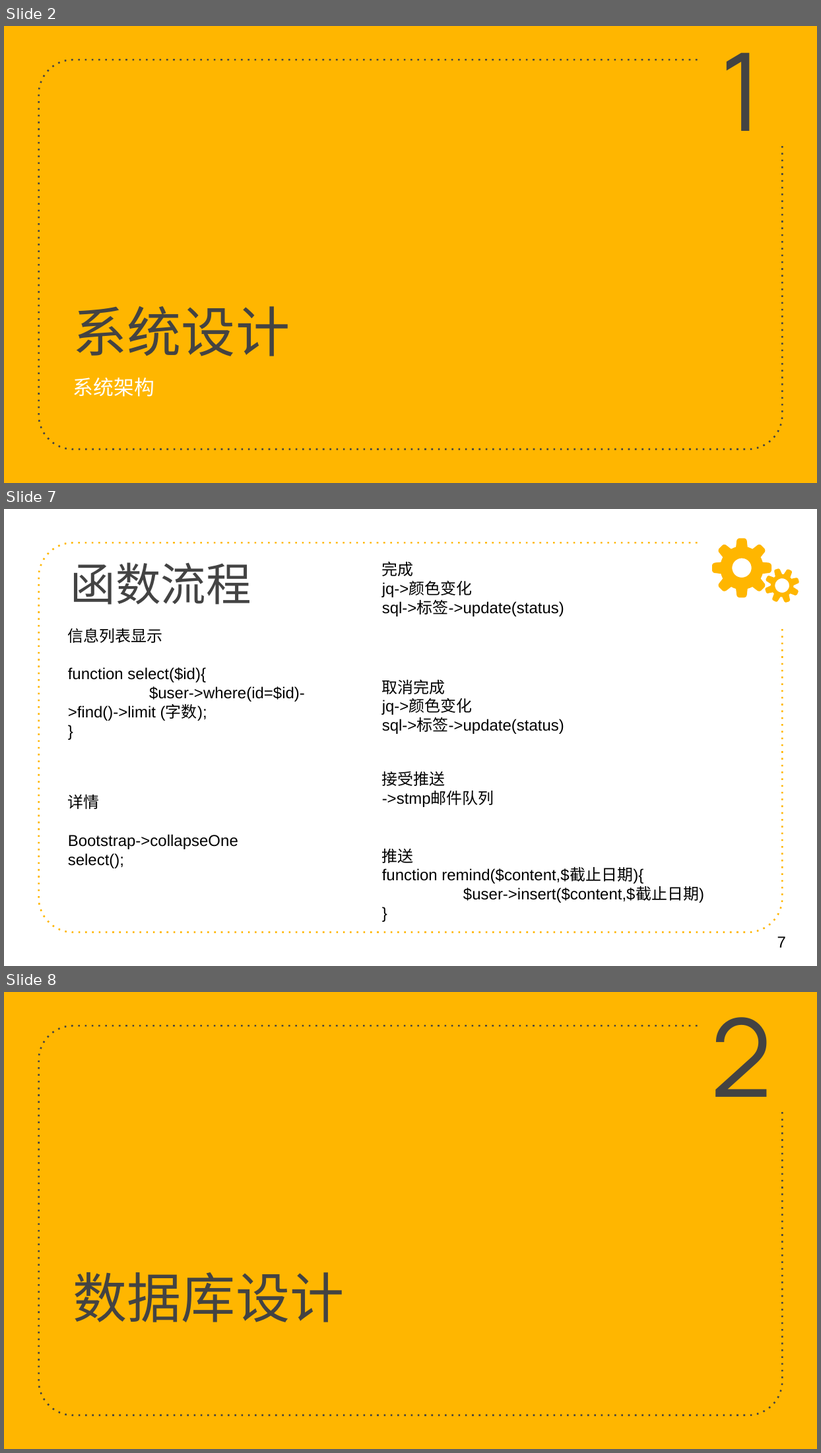
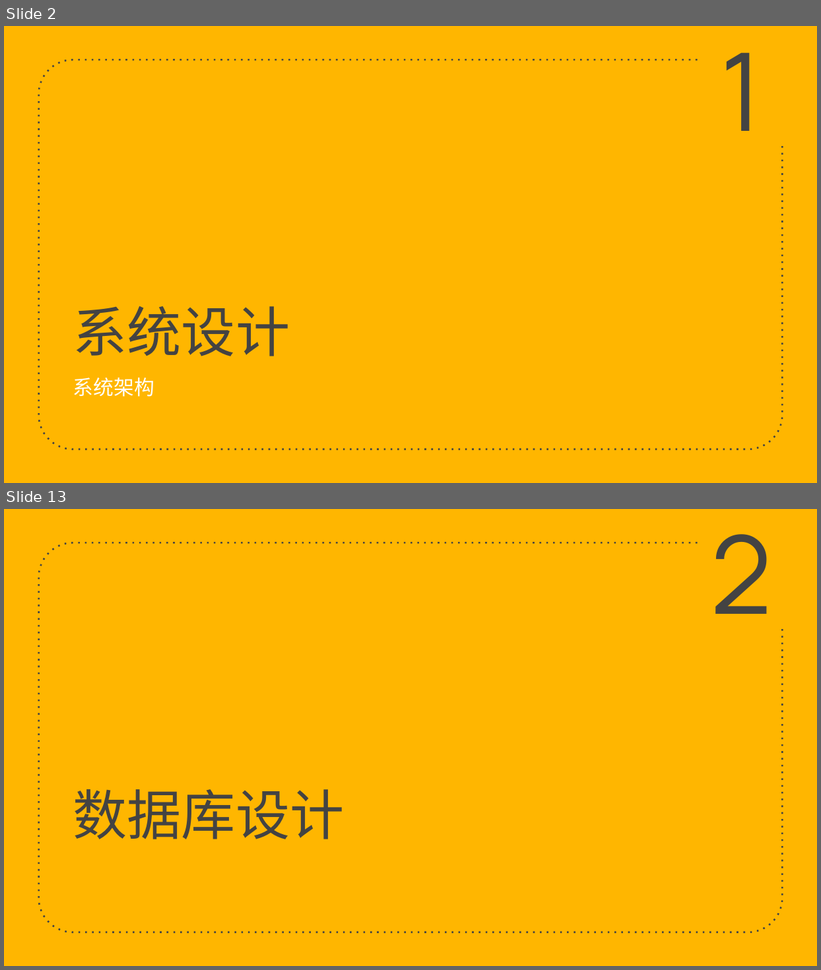
Before and after one commit to zeweidan/chicken_group_project, a slide deck: 技术实现.pptx. Shown one above the other, each under a label of ours: slides 2, 7 and 8 before the commit, slides 2 and 13 after it; the slides between them are not shown. The pictures are 821x1453 and 821x970 pixels, drawn with LibreOffice and Linux fonts; fonts in the diff are those of the drawing. Boxes give left, top, right and bottom in pixels: in the first picture for what was removed or moved away, otherwise in the second. Text is boxed around its words. In the diff, an @@ line names an element or a change of style, - is before the commit and + after.

```diff
--- a/技术实现.pptx
+++ b/技术实现.pptx
@@ slide 7 removed at box(4, 509, 817, 966), background #FFFFFF @@
@@ freeform shape removed at box(39, 543, 783, 933) @@
@@ freeform shape removed at box(712, 538, 772, 597) @@
@@ title removed at box(71, 562, 252, 605) @@
-函数流程
@@ text removed at box(382, 561, 564, 617) @@
-完成
-jq->颜色变化
-sql->标签->update(status)
@@ freeform shape removed at box(765, 568, 799, 603) @@
@@ text removed at box(68, 628, 305, 721) @@
-信息列表显示
-function select($id){
-$user->where(id=$id)->find()->limit (字数);
-}
@@ text removed at box(382, 679, 564, 734) @@
-取消完成
-jq->颜色变化
-sql->标签->update(status)
@@ text removed at box(382, 772, 494, 807) @@
-接受推送
-->stmp邮件队列
@@ text removed at box(68, 795, 238, 869) @@
-详情
-Bootstrap->collapseOne
-select();
@@ text removed at box(382, 849, 704, 903) @@
-推送
-function remind($content,$截止日期){
-$user->insert($content,$截止日期)
-}
@@ page number removed at box(778, 937, 786, 948) @@
-7
@@ what was slide 8 is now slide 13 @@
```
Also in this commit, not shown: 4 slides changed, 12 slides added, 9 other slides removed.
